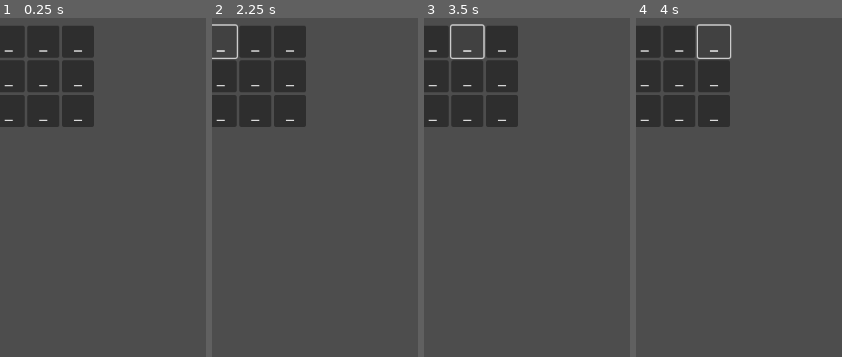
Above: before the commit, frames 1-4 (left to right).
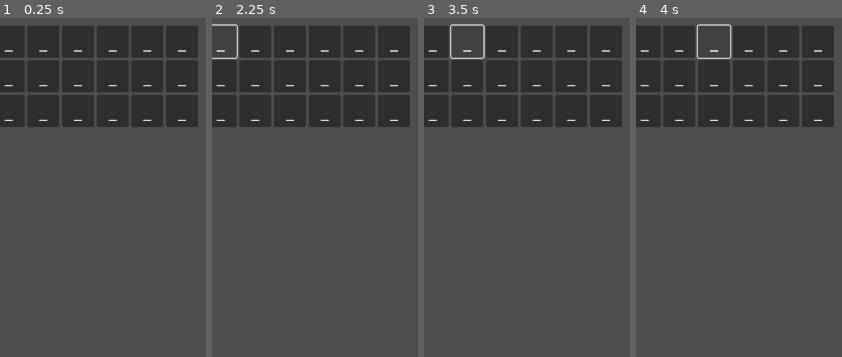
Above: after the commit, the same moments.

Repository: Pitrified/worble
Game: Godot game, scene res://game_board.tscn
Two runs of this game, one before a commit and one after it. Both use one fixed random seed, a clock stepped at 60 frames per second and the inputs below.
Inputs:
- Up to frame 1 (0.25 s): no input
- Up to frame 2 (2.25 s): click "_" at 0.5 s; click "_" at 1.25 s; click "_" at 2 s
- Up to frame 3 (3.5 s): click "_" at 2.75 s
- Up to frame 4 (4 s): click "_" at 3.5 s
The pictures show only the part of the screen within x 20-70%, y 0-50%; the shares and areas given below are measured in that part.

The runs differ from the first frame. In frame 1, 13% of the frame differs, in the area x 47-97%, y 2-33%; in frame 2, 13%; in frame 3, 13%; in frame 4, 13%.

Commit message:
Attach keyboard to gameboard and handle input

Diff:
--- a/game_board.gd
+++ b/game_board.gd
@@ -1,5 +1,18 @@
+class_name GameBoard
 extends Node
 
 # Called when the node enters the scene tree for the first time.
 func _ready():
-	pass # Replace with function body.
+	start_game()
+
+func start_game():
+	# pick a random word
+	var words = ['apple', 'banana', 'cherry', 'date', 'elderberry', 'fig', 'grape', 'honeydew', 'kiwi', 'lemon', 'mango', 'nectarine', 'orange', 'papaya', 'quince', 'raspberry', 'strawberry', 'tangerine', 'watermelon']
+	var word = words[randi() % words.size()]
+	print('game_board: The word is: ' + word)
+	# reset the guesses
+	$Guesses.start_game(word)
+
+func _on_keyboard_keyboard_input(content: String):
+	print('game_board: Button pressed: ' + content)
+	$Guesses.keyboard_input(content)
--- a/game_board.tscn
+++ b/game_board.tscn
@@ -29,3 +29,5 @@
 offset_bottom = -50.0
 grow_horizontal = 2
 grow_vertical = 0
+
+[connection signal="keyboard_input" from="Keyboard" to="." method="_on_keyboard_keyboard_input"]
--- a/guess.gd
+++ b/guess.gd
@@ -6,10 +6,15 @@
 # hold the guess letters in a list
 var guess_letters = []
 var guess_len: int
+var guess_state = 'empty'
+var word: String
+var current_slot = -1
 
 static func new_guess(guess_len_: int):
 	var guess = Guess.new()
 	guess.guess_len = guess_len_
+	# build a placeholder string made of _ characters, with the same length as the word
+	guess.word = '_'.repeat(guess_len_)
 	return guess
 
 func build_guess():
@@ -21,3 +26,44 @@
 # Called when the node enters the scene tree for the first time.
 func _ready():
 	build_guess()
+
+# func reset_guess():
+# 	for guess_letter in guess_letters:
+# 		guess_letter.reset_guess_letter()
+# 	guess_state = 'empty'
+
+func keyboard_input(content: String):
+	print('guess: Button pressed: ' + content)
+	if content == 'backspace':
+		print('guess: backspace')
+		add_backspace()
+	elif content == 'enter':
+		print('guess: enter')
+		return
+	else:
+		print('guess: letter')
+		add_letter(content)
+
+func add_backspace():
+	print('had word: ' + word)
+	if current_slot == - 1:
+		print('guess: No more backspaces')
+		return
+	word[current_slot] = '_'
+	guess_letters[current_slot].set_content('_')
+	current_slot -= 1
+
+func add_letter(content: String):
+	print('had word: ' + word)
+	# find the first empty slot
+	# by clicking a guess letter, the letter is eliminated from the word
+	# so we need to find the first empty slot
+	# MAYBE track the right one while removing the letter
+	current_slot = Utils.get_char_index(word, '_')
+	print('current_slot: ' + str(current_slot))
+	if current_slot == - 1:
+		print('guess: No more empty slots')
+		return
+	word[current_slot] = content
+	guess_letters[current_slot].set_content(content)
+	print('new word: ' + word)
--- a/guess_letter.gd
+++ b/guess_letter.gd
@@ -1,6 +1,15 @@
 class_name GuessLetter
 extends Button
+
+var value: String = '_'
 
 # Called when the node enters the scene tree for the first time.
 func _ready():
 	pass # Replace with function body.
+
+func reset_guess_letter():
+	value = '_'
+
+func set_content(content: String):
+	value = content
+	text = content
--- a/guesses.gd
+++ b/guesses.gd
@@ -1,12 +1,36 @@
 class_name Guesses
 extends VBoxContainer
 
+var secret_word: String
+
+var guesses_ls = []
+var current_guess_id = 0
+var current_guess: Guess
+
+const guesses_num = 3
+
 func build_guesses():
-	var guesses_num = 3
+	var secret_word_len = secret_word.length()
 	for i in range(0, guesses_num):
-		var guess = Guess.new_guess(5)
+		var guess = Guess.new_guess(secret_word_len)
 		add_child(guess)
+		guesses_ls.append(guess)
 
-# Called when the node enters the scene tree for the first time.
-func _ready():
+func keyboard_input(content: String):
+	print('guesses: Button pressed: ' + content)
+	current_guess.keyboard_input(content)
+
+func start_game(word: String):
+	print('guesses: The word is: ' + word)
+	# save the secret word
+	secret_word = word
+	# delete all existing guesses instances
+	for guess in guesses_ls:
+		# remove_child(guess) # is this needed?
+		guess.queue_free()
+	# create new guesses instances
 	build_guesses()
+	# set the first guess as current
+	current_guess_id = 0
+	current_guess = guesses_ls[current_guess_id]
+	current_guess.guess_state = 'current'
--- a/kb_button.gd
+++ b/kb_button.gd
@@ -37,6 +37,7 @@
 
 func _on_button_down():
 	# print a message to the console
+	print()
 	print('kb_btn: Button pressed: ' + btn_content)
 	# # disable the button
 	# self.disabled = true
--- a/keyboard.gd
+++ b/keyboard.gd
@@ -1,6 +1,5 @@
+class_name Keyboard
 extends Node
-
-@export var kb_btn_scene: PackedScene
 
 # define the keyboard letters, organized in rows
 const KB_LETTERS = [
@@ -9,7 +8,10 @@
 	['.', 'Z', 'X', 'C', 'V', 'B', 'N', 'M', 'enter']
 ]
 
+signal keyboard_input(content: String)
+
 func build_keyboard():
+	print('building keyboard')
 	var btn_x_start = 100
 	var position_ = Vector2(btn_x_start, 50)
 	for row in KB_LETTERS:
@@ -26,3 +28,4 @@
 
 func _on_kb_button_kb_button_down(content: String):
 	print('board: Button pressed: ' + content)
+	emit_signal('keyboard_input', content)
--- a/keyboard.tscn
+++ b/keyboard.tscn
@@ -1,10 +1,8 @@
-[gd_scene load_steps=3 format=3 uid="uid://bp0k6ixf78rc6"]
+[gd_scene load_steps=2 format=3 uid="uid://bp0k6ixf78rc6"]
 
 [ext_resource type="Script" path="res://keyboard.gd" id="1_j5c3j"]
-[ext_resource type="PackedScene" uid="uid://dvr8v5jcnh7gu" path="res://kb_button.tscn" id="2_xe023"]
 
 [node name="Keyboard" type="Control"]
 layout_mode = 3
 anchors_preset = 0
 script = ExtResource("1_j5c3j")
-kb_btn_scene = ExtResource("2_xe023")
--- /dev/null
+++ b/utils.gd
@@ -0,0 +1,7 @@
+class_name Utils
+
+static func get_char_index(word: String, seek: String) -> int:
+    for i in range(0, word.length()):
+        if word[i] == seek:
+            return i
+    return - 1
